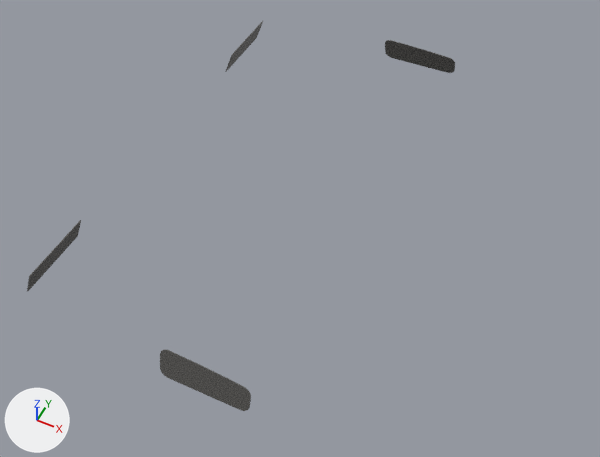
Renders of the glTF model frontend/public/models/BODY__HULLS & DECKS__PORTLIGHTS__portlight surfs.glb from each side of a commit.
Camera for both pictures: a 50 mm camera at (-3.74, -6.61, 9.48) aimed at (-6.83, -0.43, 1.77). The axes (+X, +Y, +Z) are drawn at lower left. The lights are the same throughout. The older version comes first. Where no turn or scale is listed for an object, it has been applied to the vertices.
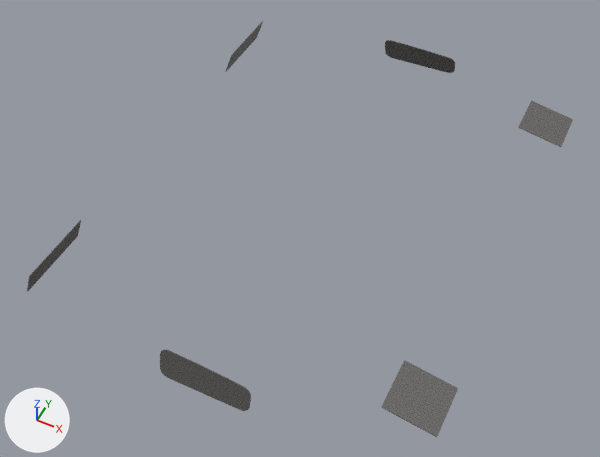
Boxes [x1, y1, x2, y2] around the edits, measured in the pictures (600 x 457 px):
'upper.002', added: after [382, 361, 458, 437]
'upper.003', added: after [519, 101, 573, 147]

Patch to the scene script:
```diff
--- a/frontend/public/models/BODY__HULLS & DECKS__PORTLIGHTS__portlight surfs.glb.py
+++ b/frontend/public/models/BODY__HULLS & DECKS__PORTLIGHTS__portlight surfs.glb.py
@@ me_mesh_5 @@
+me_mesh_5.from_pydata(...)  # 107 vertices, 210 faces; spans x -4.868..-4.276, y 1.986..2.586, z 2.185..2.301
+me_mesh_5.materials.append(mat_acrylic)  # dark grey #5b5854
@@ me_mesh_4 @@
+me_mesh_4.from_pydata(...)  # 107 vertices, 210 faces; spans x -4.868..-4.276, y -2.586..-1.986, z 2.185..2.301
+me_mesh_4.materials.append(mat_acrylic)  # dark grey #5b5854
@@ ob_upper_003 @@
+ob_upper_003 = bpy.data.objects.new('upper.003', me_mesh_5)
+ob_upper_003.location = (0.0, 0.0, 0.0)
@@ ob_upper_002 @@
+ob_upper_002 = bpy.data.objects.new('upper.002', me_mesh_4)
+ob_upper_002.location = (0.0, 0.0, 0.0)
```
